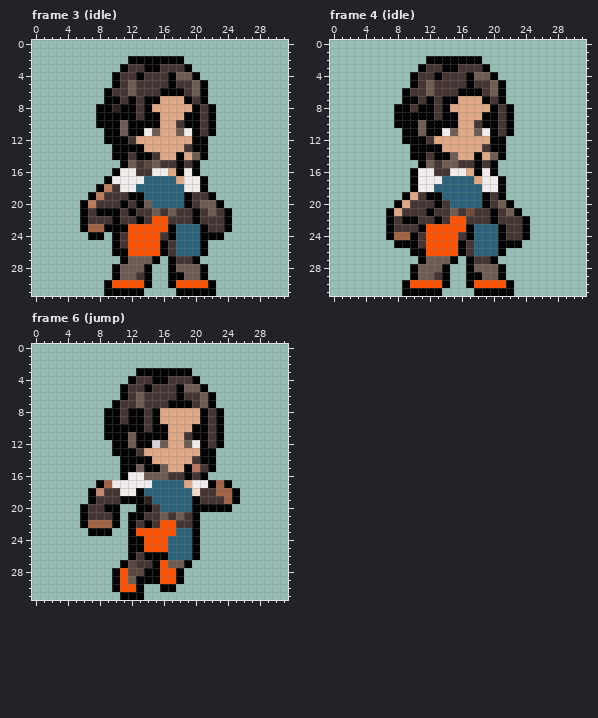
A pixel-art file gets an edit: game/public/assets/characters/erda.ase. The picture above is the old version.
32x32 pixels, 22 frames. Colours within 5 levels of each other are drawn and written as one. Shown: frame 3 (idle), frame 4 (idle), frame 6 (jump). The commit also changed other frames, which this record leaves out.
Now the later version:
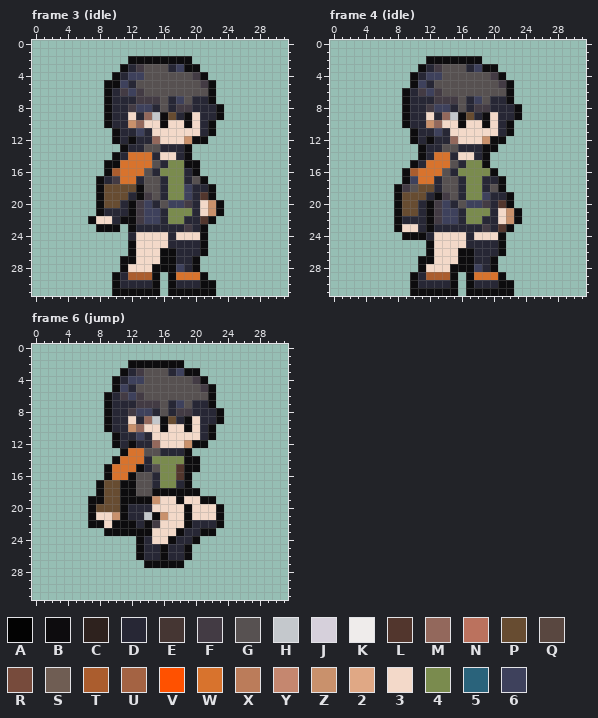
Palette (. is transparent): A #030303  B #0d0c0e  C #2e221e  D #272735  E #453633  F #433b44  G #575151  H #c4c8cc  J #d6d0db  K #efeceb  L #52362d  M #93685c  N #bb725e  P #674c31  Q #594740  R #774b3c  S #6f5d53  T #ab5d2e  U #a46343  V #ff5100  W #d8732d  X #bb7c5a  Y #c5876f  Z #c9916c  2 #e0a885  3 #f3d9c9  4 #7a8b4e  5 #2a637b  6 #3e415c
The exact change:
Changed rows in their new state; - is an unchanged pixel.
Frame 3 (idle), layer "Layer 1":
first column x 6:
 2 ------BBBBBBBB-----
 3 -----BDFGGGD6BB----
 4 ----BD66GGGGGGFB---
 5 ---BB6DGGGGGGGGFB--
 6 ---BDF6FGGGGGGGGB--
 7 ---BDDDFFFGD6GDDB--
 8 --.BDDF66DGDFFDDDB-
 9 --.BDD3DMHBPDB3DDB-
10 --.BDDZM33B33B3DB--
11 ---.BDD6D333333DB--
12 ---.BDBDDM333ZBB---
13 ----.BDDGGDDDB..---
14 ----BDWWWD33DB..---
15 ---BBWWWWGD44BB----
16 ---BTWWWGD444DB----
17 --BDFWWDGGD44DGB---
18 --BPPPPBGGD446DDB--
19 -.BPPPDBFGD446DLB--
20 ..BPPDBF6DG66FD3ZB-
21 ..BDDDBF66D444D3ZB.
22 .B33DBBF66D44DDLB..
23 ..BBB.BDDDDDDFDB...
24 -..-..D3333D333B..-
25 ----..B3333DDDDB---
26 ----..B333BBDDDB---
27 -----BB333BBDDB----
28 ----.B333BBB6DB.---
29 ----BDTTTB-BWWWB---
30 ---.BDDDDB-BDDDBB--
31 ---.BBBBBB-BBBBBB--
Frame 4 (idle), layer "Layer 1":
first column x 7:
 2 -----BBBBBBB------
 3 ----BDFGGGD6BB----
 4 ---BD66GGGGGGFB---
 5 ---B6DGGGGGGGGFB--
 6 --BDF6FGGGGGGGGB--
 7 --BDDDFFFGD6GDDB--
 8 -.BDDF66DGDFFDDDB-
 9 -.BDD3DMHBPDB3DDB-
10 -.BDDZM33B33B3DB--
11 --.BDD6D333333DB--
12 --.BDBDDM333ZBB---
13 ---.BDDGGDDDBB.---
14 ---.BDWWD33DB..---
15 ---BDWWWGD44B.----
16 --BTWWWGD4444B----
17 --B6WWDGGD44DDB---
18 -BFGPPDGGD44DGB---
19 -BPPPDBFGD446DDB--
20 -BPPDBF6DG66FDLB--
21 .BPPDBF66D444D3ZB-
22 .BDDDBF66D44DD3ZB.
23 .B33DBDDDDDDFDLB..
24 ..BBBD3333D333B...
25 -....B3333DDDDB..-
26 ---..B333BBDDDB---
27 ----BB333BBDDB----
28 ---.B333BBB6DB.---
29 ---BDTTTB-BWWWB---
30 --.BDDDDB-BDDDBB--
31 --.BBBBBB-BBBBBB--
Frame 6 (jump), layer "Layer 1":
first column x 6:
 2 ------BBBBBBB-------
 3 -----BDFGGGD6BB-----
 4 ----BD66GGGGGGFB----
 5 ----B6DGGGGGGGGFB---
 6 ---BDF6FGGGGGGGGB---
 7 ---BDDDFFFGD6GDDB---
 8 ---BDDF66DGDFFDDDB--
 9 ---BDD3DMHBPDB3DDB--
10 ---BDDZM33B33B3DB.--
11 ---.BDD6D333333DB.--
12 ----BDBDDM333ZBB..--
13 ----.BWWGGDDDB...---
14 ----BWWWD4444BB..---
15 ---BWWWBDG44LBB..---
16 ---BWWBGGD44LB..----
17 --BPPBBGGD44DB.....-
18 -.BPPBBGGBBBBBB.....
19 -BBPPBBBBZ33B33BB...
20 .BPPPBDDD3333B333B.-
21 .B33ZBDDHBZ33B333B--
22 .BB3BBBDBF333BDDDB--
23 -..BBBBBB333BDDBB---
24 ------.BD33BDDB-----
25 ------.BDDBDDB.-----
26 ------.BDDBDDB.-----
27 -----...BBBBB.------
28 ----.........-------
29 ----.........-------
30 ----....--..--------
31 -----...------------
Changed places in both pictures, as pixel boxes (x1, y1, x2, y2):
changed: (80, 56, 232, 296)
changed: (386, 56, 530, 296)
changed: (80, 360, 240, 600)
